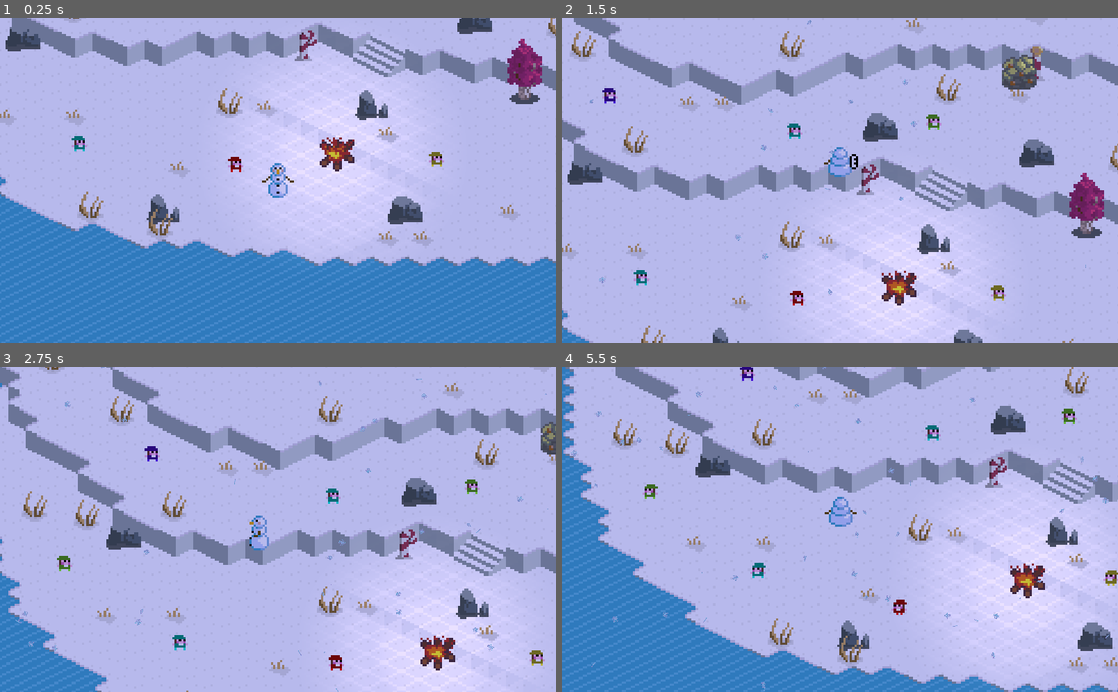
Above: before the commit, frames 1-4 (two rows, left to right).
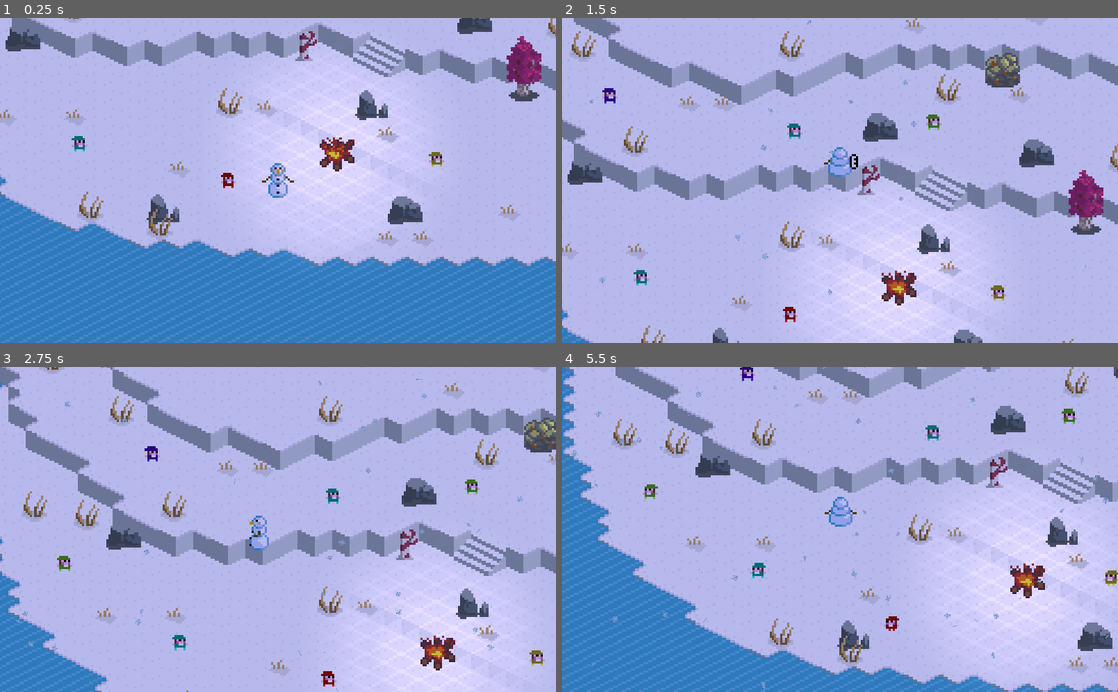
Above: after the commit, the same moments.

Repository: Cyloci/cozy-jam
Game: Godot game, scene res://World.tscn
Same seed, same stepped clock (60 frames per second), same inputs: the game is played once before the commit and once after it.
Inputs:
- Up to frame 1 (0.25 s): no input
- Up to frame 2 (1.5 s): hold W (up) from 0.53 s (still down); tap E (interact) at 0.6, 1.35 s
- Up to frame 3 (2.75 s): release W (up) at 2.03 s; hold A (left) from 2.03 s (still down); tap E (interact) at 2.1 s
- Up to frame 4 (5.5 s): tap E (interact) every 0.75 s from 2.85 to 5.1 s; release A (left) at 3.53 s; hold S (down) 3.53-4.28 s; hold D (right) 4.28-5.03 s; hold W (up) from 5.03 s (still down)

The runs differ from the first frame. In frame 1, 0.7% of the frame differs, in the area x 39-98%, y 3-53%; in frame 2, 1.6%, in the area x 39-98%, y 8-94%; in frame 3, 0.7%; in frame 4, 0.3%.

Commit message:
add shake effect when interacting with objects
update sugar colours

Diff:
--- a/World.tscn
+++ b/World.tscn
@@ -382,7 +382,7 @@
 cell_custom_transform = Transform2D( 16, 0, 0, 8, 0, 0 )
 cell_y_sort = true
 format = 1
-tile_data = PoolIntArray( -2621467, 3, 4, -2621466, 3, 65537 …(642 unchanged characters)… 37, -393195, 3, 65537, -262148, 3, 4, -196601, 3, 65538, -131058, 3, 65536, -131055, 3, 65537, -131049, 3, 65540, -24, 3, 4, -9, 3, 65536, -65536, 3, 1, 65518, 3, 65537, 65521, 3, 65537, 3, 3 …(506 unchanged characters)…
+tile_data = PoolIntArray( -2621467, 3, 4, -2621466, 3, 65537 …(642 unchanged characters)… 37, -393195, 3, 65537, -262148, 3, 4, -131058, 3, 65536, -131055, 3, 65537, -131049, 3, 65540, -24, 3, 4, -9, 3, 65536, 65518, 3, 65537, 65521, 3, 65537, 3, 3 …(506 unchanged characters)…
 __meta__ = {
 "_edit_lock_": true
 }
@@ -396,7 +396,7 @@
 }
 
 [node name="Elf" parent="YSort/Elves" instance=ExtResource( 3 )]
-position = Vector2( -102.43, 104.754 )
+position = Vector2( -105.923, 112.164 )
 
 [node name="DialogueBox" parent="YSort/Elves/Elf" instance=ExtResource( 8 )]
 
@@ -472,6 +472,7 @@
 [node name="Bushes" type="YSort" parent="YSort"]
 
 [node name="Bush" parent="YSort/Bushes" instance=ExtResource( 5 )]
+position = Vector2( -7.6425, -2.08647 )
 
 [node name="Trees" type="YSort" parent="YSort"]
 
--- a/entities/bush/Bush.gd
+++ b/entities/bush/Bush.gd
@@ -4,7 +4,7 @@
 	$Icons.visible = true
 
 func interact_with(_player):
-	print ("Hey, I'm a bush")
+	$AnimationPlayer.play("Shake")
 
 func stop_interaction_with(_player):
 	$Icons.visible = false
--- a/entities/bush/Bush.tscn
+++ b/entities/bush/Bush.tscn
@@ -1,9 +1,10 @@
-[gd_scene load_steps=7 format=2]
+[gd_scene load_steps=9 format=2]
 
 [ext_resource path="res://assets/sprites/full-tileset.png" type="Texture" id=1]
 [ext_resource path="res://entities/bush/Bush.gd" type="Script" id=2]
 [ext_resource path="res://features/InteractArea.tscn" type="PackedScene" id=3]
 [ext_resource path="res://assets/sprites/icons.png" type="Texture" id=4]
+[ext_resource path="res://assets/audio/treeRustle-01.wav" type="AudioStream" id=5]
 
 [sub_resource type="CircleShape2D" id=1]
 radius = 4.03431
@@ -11,17 +12,50 @@
 [sub_resource type="CircleShape2D" id=2]
 radius = 17.8824
 
+[sub_resource type="Animation" id=3]
+resource_name = "Shake"
+length = 2.0
+tracks/0/type = "value"
+tracks/0/path = NodePath("Sprite:rotation_degrees")
+tracks/0/interp = 1
+tracks/0/loop_wrap = true
+tracks/0/imported = false
+tracks/0/enabled = true
+tracks/0/keys = {
+"times": PoolRealArray( 0, 0.1, 0.2, 0.3, 0.4, 0.5, 0.6, 0.7, 1.3 ),
+"transitions": PoolRealArray( 1, 1, 1, 1, 1, 1, 1, 1, 1 ),
+"update": 0,
+"values": [ 0.0, 5.0, -5.0, 5.0, -5.0, 5.0, -5.0, 5.0, 0.0 ]
+}
+tracks/1/type = "audio"
+tracks/1/path = NodePath("AudioStreamPlayer")
+tracks/1/interp = 1
+tracks/1/loop_wrap = true
+tracks/1/imported = false
+tracks/1/enabled = true
+tracks/1/keys = {
+"clips": [ {
+"end_offset": 0.0,
+"start_offset": 0.7,
+"stream": ExtResource( 5 )
+} ],
+"times": PoolRealArray( 0 )
+}
+
 [node name="Bush" type="StaticBody2D"]
+position = Vector2( 0, -5.58019 )
 script = ExtResource( 2 )
 
 [node name="Sprite" type="Sprite" parent="."]
+position = Vector2( 0, 5 )
 texture = ExtResource( 1 )
+offset = Vector2( 0, -4 )
 hframes = 23
 vframes = 8
 frame = 21
 
 [node name="CollisionShape2D" type="CollisionShape2D" parent="."]
-position = Vector2( 0.280617, 3.75323 )
+position = Vector2( 0.280617, 5.55031 )
 shape = SubResource( 1 )
 
 [node name="Icons" type="Sprite" parent="."]
@@ -35,5 +69,11 @@
 [node name="InteractArea" parent="." instance=ExtResource( 3 )]
 
 [node name="CollisionShape2D" type="CollisionShape2D" parent="InteractArea"]
-position = Vector2( 0, 3.70322 )
+position = Vector2( 0.101452, 3.62333 )
 shape = SubResource( 2 )
+
+[node name="AnimationPlayer" type="AnimationPlayer" parent="."]
+anims/Shake = SubResource( 3 )
+
+[node name="AudioStreamPlayer" type="AudioStreamPlayer" parent="."]
+stream = ExtResource( 5 )
--- a/entities/candy_cane/CandyCane.gd
+++ b/entities/candy_cane/CandyCane.gd
@@ -4,7 +4,7 @@
 	$Icons.visible = true
 
 func interact_with(_player):
-	print ("Hey, I'm a candy cane")
+	$AnimationPlayer.play("Shake")
 
 func stop_interaction_with(_player):
 	$Icons.visible = false
--- a/entities/candy_cane/CandyCane.tscn
+++ b/entities/candy_cane/CandyCane.tscn
@@ -1,9 +1,10 @@
-[gd_scene load_steps=7 format=2]
+[gd_scene load_steps=9 format=2]
 
 [ext_resource path="res://assets/sprites/icons.png" type="Texture" id=1]
 [ext_resource path="res://assets/sprites/full-tileset.png" type="Texture" id=2]
 [ext_resource path="res://entities/candy_cane/CandyCane.gd" type="Script" id=3]
 [ext_resource path="res://features/InteractArea.tscn" type="PackedScene" id=4]
+[ext_resource path="res://assets/audio/treeRustle-01.wav" type="AudioStream" id=5]
 
 [sub_resource type="CircleShape2D" id=1]
 radius = 4.03431
@@ -11,11 +12,44 @@
 [sub_resource type="CircleShape2D" id=2]
 radius = 14.5145
 
+[sub_resource type="Animation" id=3]
+resource_name = "Shake"
+length = 2.0
+tracks/0/type = "value"
+tracks/0/path = NodePath("Sprite:rotation_degrees")
+tracks/0/interp = 1
+tracks/0/loop_wrap = true
+tracks/0/imported = false
+tracks/0/enabled = true
+tracks/0/keys = {
+"times": PoolRealArray( 0, 0.1, 0.2, 0.3, 0.4, 0.5, 0.6, 0.7, 1.3 ),
+"transitions": PoolRealArray( 1, 1, 1, 1, 1, 1, 1, 1, 1 ),
+"update": 0,
+"values": [ 0.0, 5.0, -5.0, 5.0, -5.0, 5.0, -5.0, 5.0, 0.0 ]
+}
+tracks/1/type = "audio"
+tracks/1/path = NodePath("AudioStreamPlayer")
+tracks/1/interp = 1
+tracks/1/loop_wrap = true
+tracks/1/imported = false
+tracks/1/enabled = true
+tracks/1/keys = {
+"clips": [ {
+"end_offset": 0.0,
+"start_offset": 0.7,
+"stream": ExtResource( 5 )
+} ],
+"times": PoolRealArray( 0 )
+}
+
 [node name="CandyCane" type="StaticBody2D"]
+position = Vector2( -0.264845, -6.78001 )
 script = ExtResource( 3 )
 
 [node name="Sprite" type="Sprite" parent="."]
+position = Vector2( 0.264843, 6.14439 )
 texture = ExtResource( 2 )
+offset = Vector2( 0, -6 )
 hframes = 23
 vframes = 8
 frame = 43
@@ -37,3 +71,9 @@
 [node name="CollisionShape2D" type="CollisionShape2D" parent="InteractArea"]
 position = Vector2( 0.452271, 5.77358 )
 shape = SubResource( 2 )
+
+[node name="AnimationPlayer" type="AnimationPlayer" parent="."]
+anims/Shake = SubResource( 3 )
+
+[node name="AudioStreamPlayer" type="AudioStreamPlayer" parent="."]
+stream = ExtResource( 5 )
--- a/entities/tree/Tree.gd
+++ b/entities/tree/Tree.gd
@@ -4,7 +4,7 @@
 	$Icons.visible = true
 
 func interact_with(_player):
-	print ("Hey, I'm a tree")
+	$AnimationPlayer.play("Shake")
 
 func stop_interaction_with(_player):
 	$Icons.visible = false
--- a/entities/tree/Tree.tscn
+++ b/entities/tree/Tree.tscn
@@ -1,9 +1,10 @@
-[gd_scene load_steps=7 format=2]
+[gd_scene load_steps=9 format=2]
 
 [ext_resource path="res://assets/sprites/full-tileset.png" type="Texture" id=1]
 [ext_resource path="res://assets/sprites/icons.png" type="Texture" id=2]
 [ext_resource path="res://features/InteractArea.tscn" type="PackedScene" id=3]
 [ext_resource path="res://entities/tree/Tree.gd" type="Script" id=4]
+[ext_resource path="res://assets/audio/treeRustle-01.wav" type="AudioStream" id=5]
 
 [sub_resource type="CircleShape2D" id=1]
 radius = 4.03431
@@ -11,11 +12,44 @@
 [sub_resource type="CircleShape2D" id=2]
 radius = 17.8824
 
+[sub_resource type="Animation" id=3]
+resource_name = "Shake"
+length = 2.0
+tracks/0/type = "value"
+tracks/0/path = NodePath("Sprite:rotation_degrees")
+tracks/0/interp = 1
+tracks/0/loop_wrap = true
+tracks/0/imported = false
+tracks/0/enabled = true
+tracks/0/keys = {
+"times": PoolRealArray( 0, 0.1, 0.2, 0.3, 0.4, 0.5, 0.6, 0.7, 1.3 ),
+"transitions": PoolRealArray( 1, 1, 1, 1, 1, 1, 1, 1, 1 ),
+"update": 0,
+"values": [ 0.0, 5.0, -5.0, 5.0, -5.0, 5.0, -5.0, 5.0, 0.0 ]
+}
+tracks/1/type = "audio"
+tracks/1/path = NodePath("AudioStreamPlayer")
+tracks/1/interp = 1
+tracks/1/loop_wrap = true
+tracks/1/imported = false
+tracks/1/enabled = true
+tracks/1/keys = {
+"clips": [ {
+"end_offset": 0.0,
+"start_offset": 0.7,
+"stream": ExtResource( 5 )
+} ],
+"times": PoolRealArray( 0 )
+}
+
 [node name="Tree" type="StaticBody2D"]
+position = Vector2( 0.287201, -10.1155 )
 script = ExtResource( 4 )
 
 [node name="Sprite" type="Sprite" parent="."]
+position = Vector2( -0.335068, 11.1051 )
 texture = ExtResource( 1 )
+offset = Vector2( 0, -12.5 )
 hframes = 23
 vframes = 4
 frame = 45
@@ -35,5 +69,11 @@
 [node name="InteractArea" parent="." instance=ExtResource( 3 )]
 
 [node name="CollisionShape2D" type="CollisionShape2D" parent="InteractArea"]
-position = Vector2( -0.130386, 10.17 )
+position = Vector2( -0.130386, 10.3136 )
 shape = SubResource( 2 )
+
+[node name="AnimationPlayer" type="AnimationPlayer" parent="."]
+anims/Shake = SubResource( 3 )
+
+[node name="AudioStreamPlayer" type="AudioStreamPlayer" parent="."]
+stream = ExtResource( 5 )
Binary file changed: assets/sprites/sugar.png
